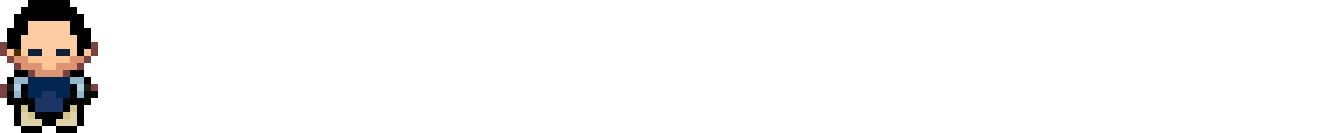
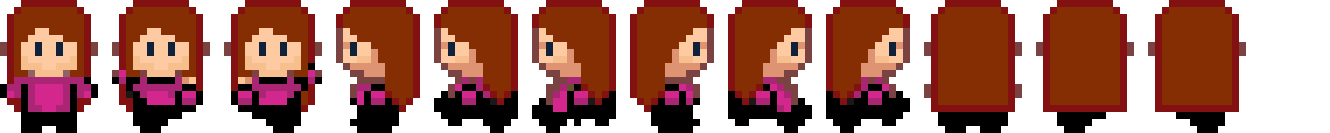
Before/after of a 1330px x 133px layered artwork. What changed in the layer stack:
added layer "Layer 12" above "Layer 11" over (1148, 0, 1246, 133)
added layer "Layer 11" above "Layer 10" over (1036, 0, 1134, 133)
added layer "Layer 10" above "Layer 9" over (924, 0, 1022, 133)
added layer "Layer 9" above "Layer 8" over (826, 0, 910, 133)
added layer "Layer 8" above "Layer 7" over (728, 0, 812, 133)
added layer "Layer 7" above "Layer 6" over (630, 0, 714, 133)
added layer "Layer 6" above "Layer 5" over (532, 0, 616, 133)
added layer "Layer 5" above "Layer 4" over (434, 0, 518, 133)
added layer "Layer 4" above "Layer 3" over (336, 0, 420, 133)
added layer "Layer 3" above "Layer 2" over (224, 0, 322, 133)
added layer "Layer 2" above "Layer 1" over (112, 0, 210, 133)
painted on "Layer 1" over (0, 0, 98, 126)
